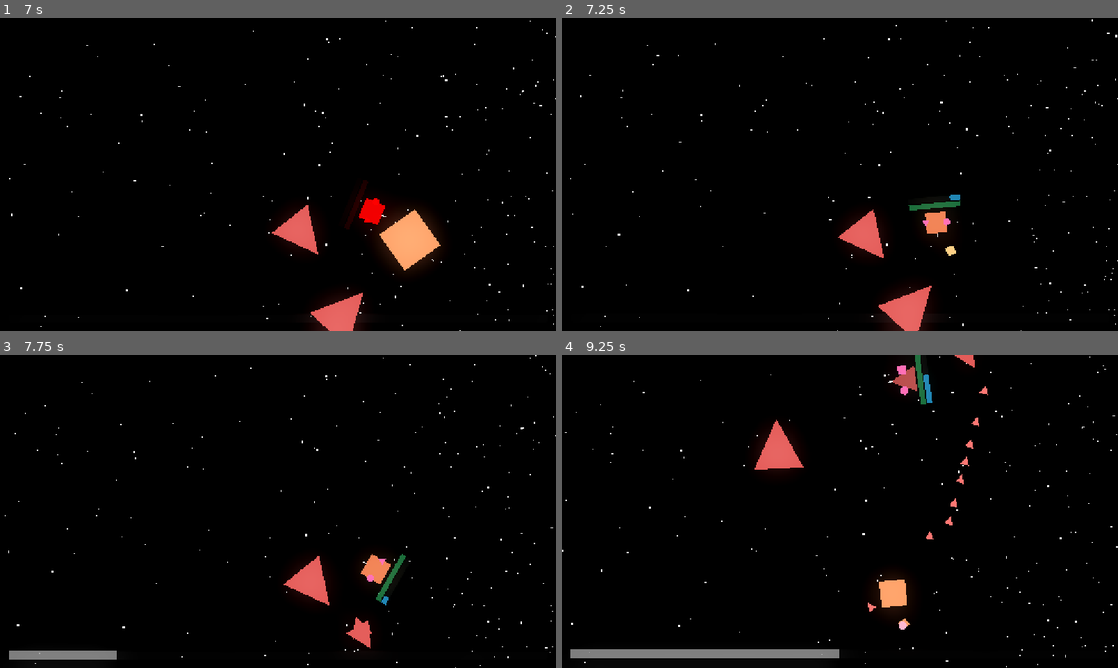
Above: before the commit, frames 1-4 (two rows, left to right).
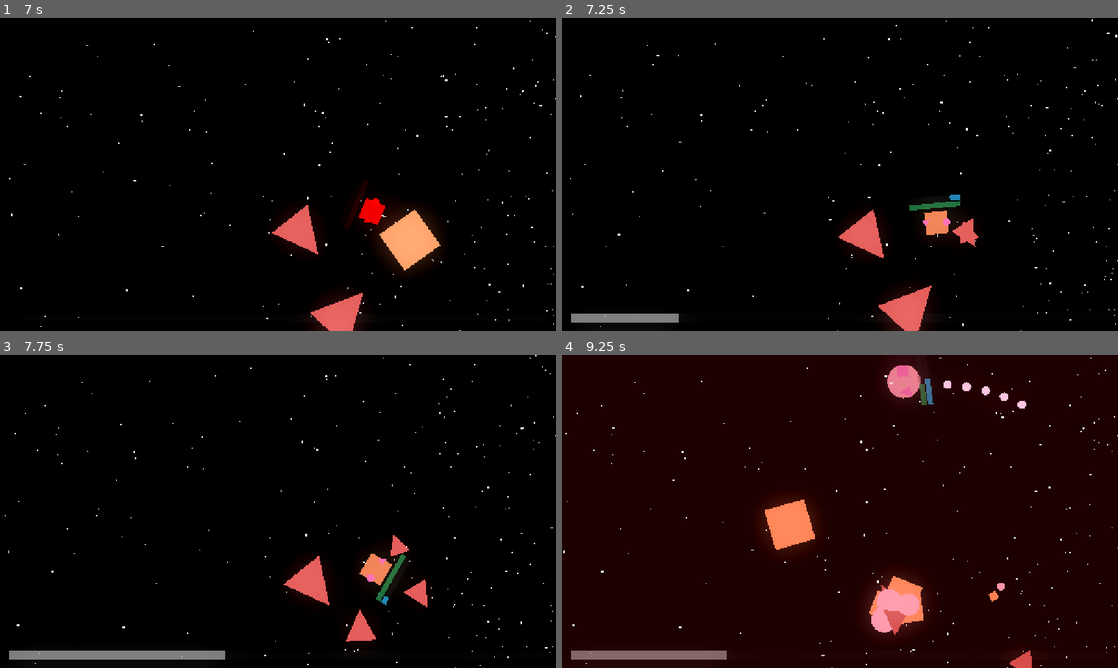
Above: after the commit, the same moments.

Repository: jbuehler23/blorg
Game: Godot game, scene res://scenes/screens/game.tscn
Two runs of this game, one before a commit and one after it. Both use one fixed random seed, a clock stepped at 60 frames per second and the inputs below. Sound files missing from this copy of the repository are replaced by a short silence.
Inputs:
- Up to frame 1 (7 s): hold Space (shoot) 0.53-1.28 s; hold W (forward) 0.53-2.03 s; tap Space (shoot) every 1.5 s from 1.35 to 5.85 s; hold Space (shoot) 2.03-2.78 s; hold A (rotate_left) 2.03-3.53 s; hold S (backward) 3.53-4.28 s; hold Space (shoot) 3.53-4.28 s; hold D (rotate_right) 4.28-5.03 s; hold W (forward) 5.03-5.78 s; hold Space (shoot) 5.03-5.78 s; hold D (rotate_right) from 5.78 s (still down); hold Space (shoot) from 6.53 s (still down)
- Up to frame 2 (7.25 s): keep holding D (rotate_right); keep holding Space (shoot)
- Up to frame 3 (7.75 s): keep holding D (rotate_right); release Space (shoot) at 7.28 s; tap Space (shoot) at 7.35 s
- Up to frame 4 (9.25 s): release D (rotate_right) at 8.03 s; hold S (backward) 8.03-8.78 s; hold Space (shoot) 8.03-8.78 s; hold A (rotate_left) from 8.78 s (still down); tap Space (shoot) at 8.85 s

Frame 1 is identical in both runs. In frame 2, 0.9% of the frame differs, in the area x 1-75%, y 61-98%; in frame 3, 1.0%; in frame 4, 98%, in the area x 0-100%, y 0-100%.

Commit message:
feat: finishing touches for the jam!

Diff:
--- a/project.godot
+++ b/project.godot
@@ -69,5 +69,6 @@
 
 [rendering]
 
+textures/vram_compression/import_etc2_astc=true
 viewport/hdr_2d=true
 environment/defaults/default_clear_color=Color(0, 0, 0, 1)
--- a/scenes/asteroids/asteroid.tscn
+++ b/scenes/asteroids/asteroid.tscn
@@ -1,7 +1,8 @@
-[gd_scene load_steps=3 format=3 uid="uid://cimgh0dgo5fje"]
+[gd_scene load_steps=4 format=3 uid="uid://cimgh0dgo5fje"]
 
 [ext_resource type="Script" uid="uid://2qnue1rnw3gu" path="res://scripts/asteroids/asteroid.gd" id="1_n3rl4"]
 [ext_resource type="AudioStream" uid="uid://b01x7rhilirhi" path="res://assets/hitHurt.wav" id="2_nxpf8"]
+[ext_resource type="AudioStream" uid="uid://6le5pn0rhs0t" path="res://assets/powerUp.wav" id="3_xn8ob"]
 
 [node name="Asteroid" type="Area2D"]
 collision_layer = 4
@@ -19,5 +20,10 @@
 pitch_scale = 0.5
 bus = &"SFX"
 
+[node name="AbsorbSFX" type="AudioStreamPlayer2D" parent="."]
+stream = ExtResource("3_xn8ob")
+bus = &"SFX"
+
 [connection signal="body_entered" from="." to="." method="_on_body_entered"]
 [connection signal="finished" from="HitAudio" to="." method="_on_hit_audio_finished"]
+[connection signal="finished" from="AbsorbSFX" to="." method="_on_absorb_sfx_finished"]
--- a/scripts/asteroids/asteroid.gd
+++ b/scripts/asteroids/asteroid.gd
@@ -88,8 +88,7 @@
 func _on_body_entered(body: Node2D) -> void:
 	if body is Ship:
 		if body.shape == shape:
-			hit_audio.pitch_scale = 1.0
-			hit_audio.play()
+			$AbsorbSFX.play()
 			##TODO: use a cooldown instead, seems to hard to restrict shooting entirely
 			if body.charges < body.max_charges:
 				print(str("increasing charges"))
@@ -99,10 +98,11 @@
 						body.charges += 5
 					AsteroidSize.MEDIUM:
 						body.charges += 3
+						body.heal(15)
 					AsteroidSize.SMALL:
 						body.charges += 1
+						body.heal(5)
 				body.charge_changed.emit(body.charges, body.max_charges)
-			queue_free()
 		else:
 			match asteroid_size:
 					AsteroidSize.BOSS:
@@ -129,3 +129,7 @@
 
 func _on_hit_audio_finished() -> void:
 	queue_free()
+
+
+func _on_absorb_sfx_finished() -> void:
+	queue_free()
--- a/scripts/ships/player.gd
+++ b/scripts/ships/player.gd
@@ -161,6 +161,10 @@
 	right_indicator.color = Color.HOT_PINK
 	left_indicator.color = Color.HOT_PINK
 
+func heal(amount: float) -> void:
+	current_health += amount
+	take_damage.emit(current_health, max_health)
+
 func damage(amount: float) -> void:
 	current_health -= amount
 	take_damage.emit(current_health, max_health)
Not shown, added: assets/powerUp.wav.import
Not shown, changed: export_presets.cfg
Not shown, added: assets/powerUp.wav
Not shown, changed: blorg.zip
Not shown, changed: html/index.html
Not shown, changed: html/index.js
Not shown, changed: html/index.pck
Not shown, changed: html/index.wasm
Not shown, added: linux.zip
Not shown, added: linux/blorg.pck
Not shown, added: linux/blorg.sh
Not shown, added: linux/blorg.x86_64
(and 6 more such lines)
